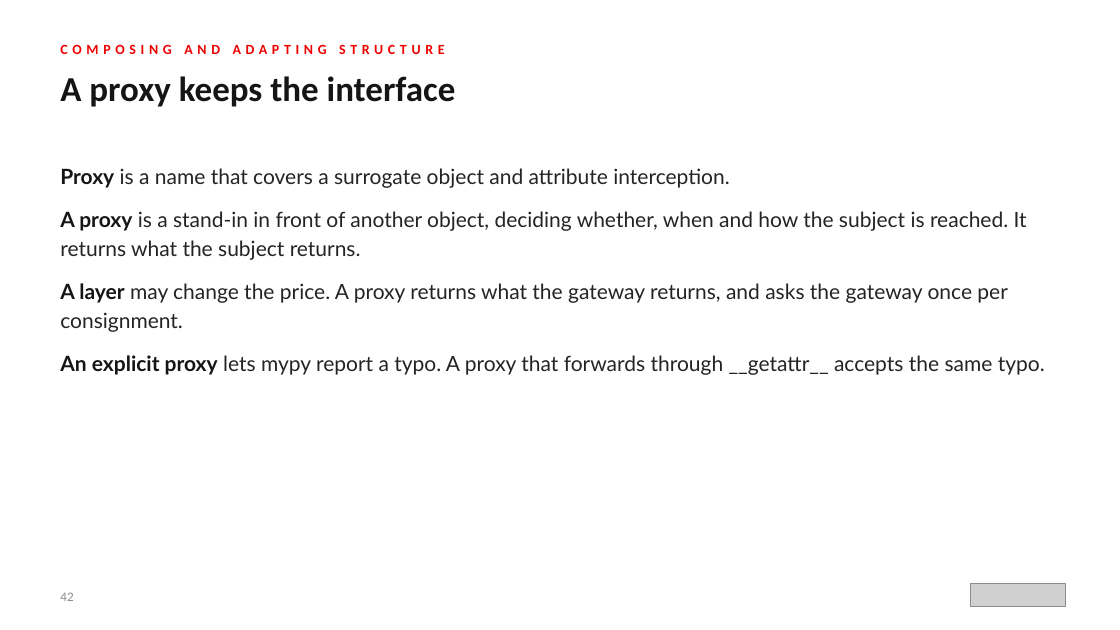
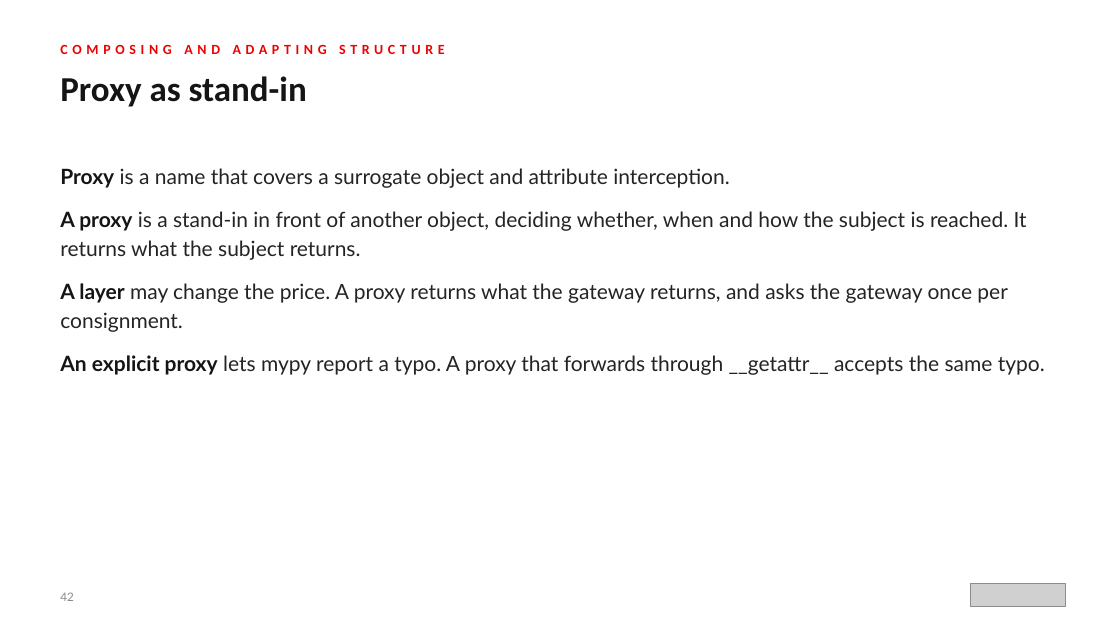
Before and after one commit to patterncatalyst/design-patterns-with-python, a slide deck: slide 42 of presentation/design-patterns-with-python-101-patterns-and-solid.pptx. Drawn at 1120x630 pixels with LibreOffice and Linux fonts; fonts in the diff are those of the drawing; grey boxes stand for pictures. Boxes give left, top, right and bottom in pixels: in the first picture for what was removed or moved away, otherwise in the second. Text is boxed around its words. In the diff, an @@ line names an element or a change of style, - is before the commit and + after.

```diff
--- a/presentation/design-patterns-with-python-101-patterns-and-solid.pptx
+++ b/presentation/design-patterns-with-python-101-patterns-and-solid.pptx
@@ text at <box>60,76,307,107</box>: text changed @@
-A proxy keeps the interface
+Proxy as stand-in
```
Also in this commit, not shown: 13 other slides changed, 3 other files.
